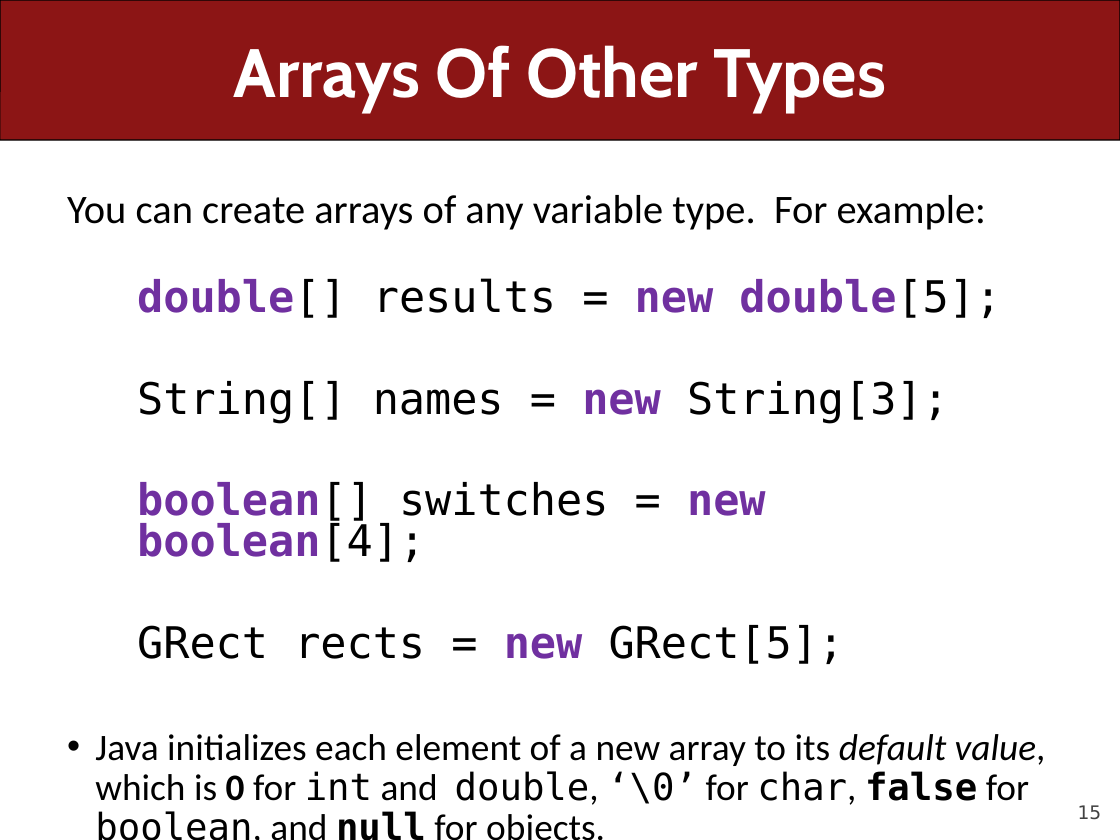
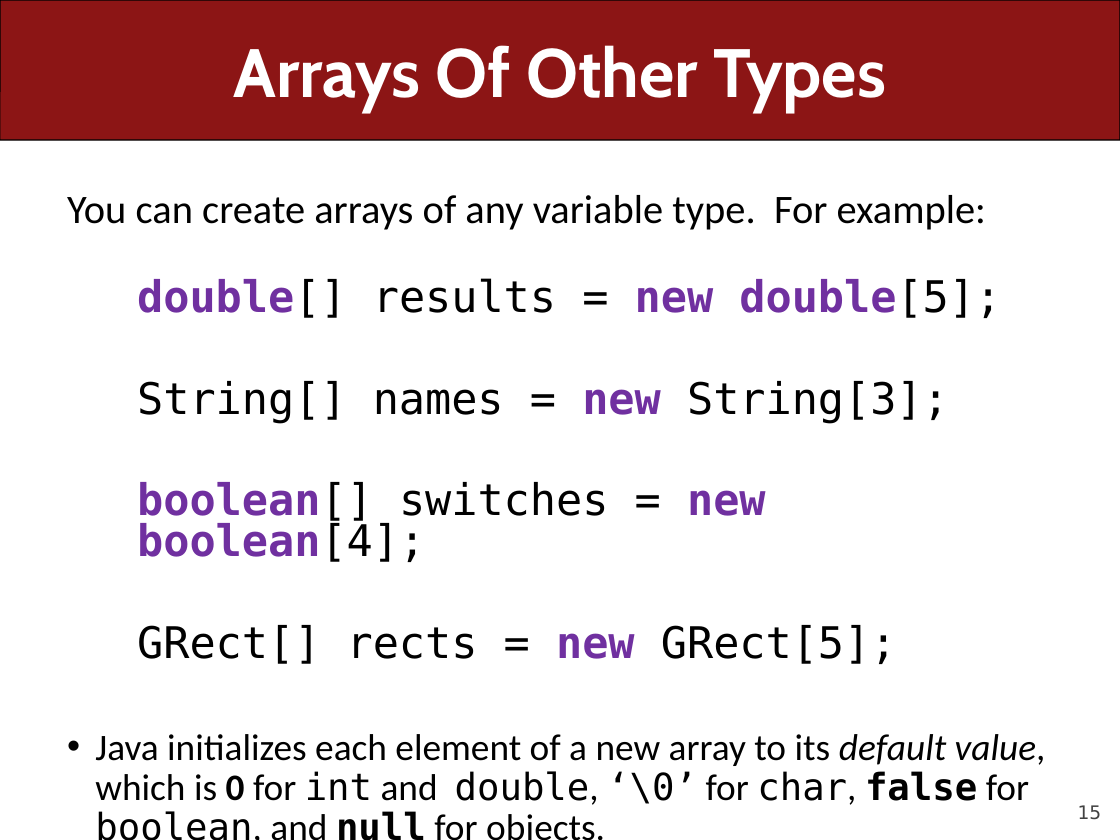
Before and after one commit to ckincaid17/cs106a-summer-2018, a slide deck: slide 15 of WWW/lectures/Lecture16/Lecture16.pptx. Drawn at 1120x840 pixels with LibreOffice and Linux fonts; fonts in the diff are those of the drawing. Boxes give left, top, right and bottom in pixels: in the first picture for what was removed or moved away, otherwise in the second. Text is boxed around its words. In the diff, an @@ line names an element or a change of style, - is before the commit and + after.

Commit message:
Lecture 17

```diff
--- a/WWW/lectures/Lecture16/Lecture16.pptx
+++ b/WWW/lectures/Lecture16/Lecture16.pptx
@@ text at bbox=[137, 625, 897, 664]: text changed @@
-  GRect rects = new GRect[5];
+  GRect[] rects = new GRect[5];
```
Also in this commit, not shown: 1 other slide changed, 19 other files.
